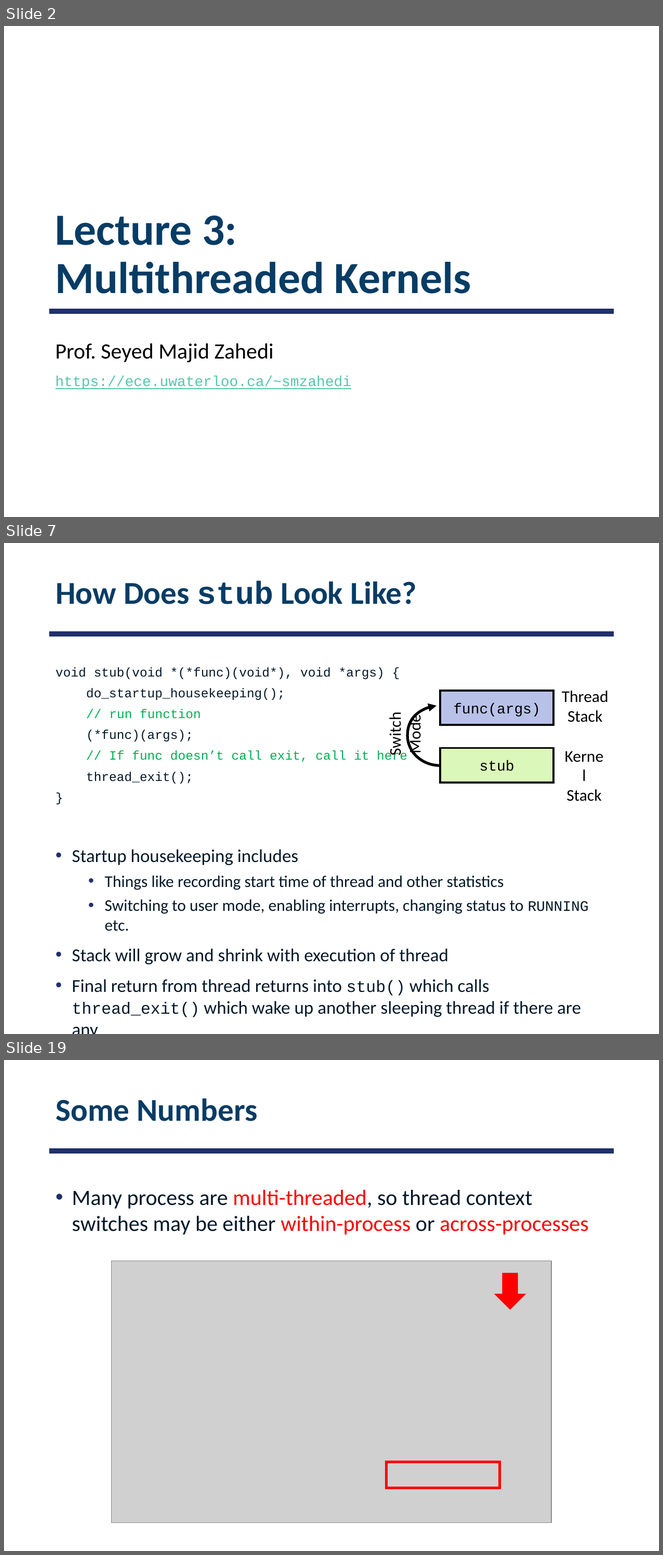
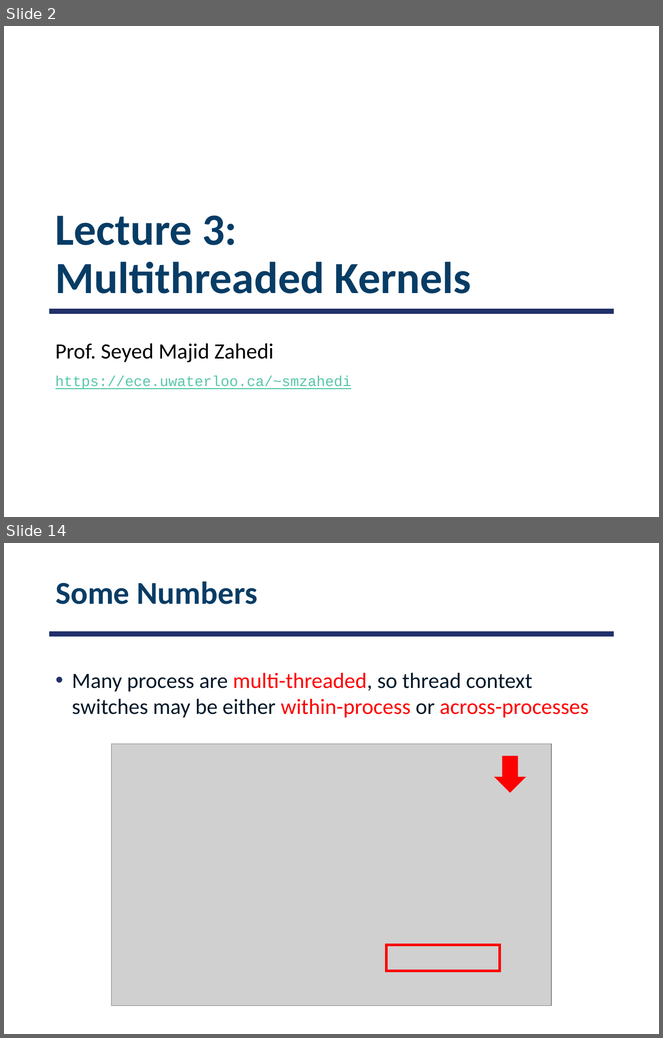
Before and after one commit to smajidzahedi/ECE350, a slide deck: Lectures/03-multithreaded.pptx. Shown one above the other, each under a label of ours: slides 2, 7 and 19 before the commit, slides 2 and 14 after it; the slides between them are not shown. The pictures are 663x1555 and 663x1038 pixels, drawn with LibreOffice and Linux fonts; fonts in the diff are those of the drawing; grey boxes stand for pictures. Boxes give left, top, right and bottom in pixels: in the first picture for what was removed or moved away, otherwise in the second. Text is boxed around its words. In the diff, an @@ line names an element or a change of style, - is before the commit and + after.

```diff
--- a/Lectures/03-multithreaded.pptx
+++ b/Lectures/03-multithreaded.pptx
@@ slide 7 removed at (x1=4, y1=543, x2=659, y2=1034), background #FFFFFF; not listed: 1 template element that a slide beside it also shows @@
@@ title removed at (x1=55, y1=580, x2=417, y2=604) @@
-How Does stub Look Like?
@@ text removed at (x1=55, y1=667, x2=589, y2=1018) @@
-void stub(void *(*func)(void*), void *args) {
-do_startup_housekeeping();
-// run function
-(*func)(args);
-// If func doesn’t call exit, call it here
-thread_exit();
-}
-• Startup housekeeping includes
-  • Things like recording start time of thread and other statistics
-  • Switching to user mode, enabling interrupts, changing status to RUNNING etc.
-• Stack will grow and shrink with execution of thread
-• Final return from thread returns into stub() which calls thread_exit() which wake up another sleeping thread if there are any
@@ rectangle removed at (x1=440, y1=691, x2=554, y2=725) @@
-func(args)
@@ text removed at (x1=562, y1=691, x2=609, y2=722) @@
-Thread
-Stack
@@ freeform shape removed at (x1=408, y1=705, x2=440, y2=765) @@
@@ text removed at (x1=386, y1=716, x2=425, y2=755) @@
-Switch Mode
@@ rectangle removed at (x1=440, y1=748, x2=554, y2=783) @@
-stub
@@ text removed at (x1=567, y1=789, x2=601, y2=801) @@
-Kernel
-Stack
@@ what was slide 19 is now slide 14 @@
```
Also in this commit, not shown: 11 slides changed, 5 slides added, 7 other slides removed, 1 other file.
